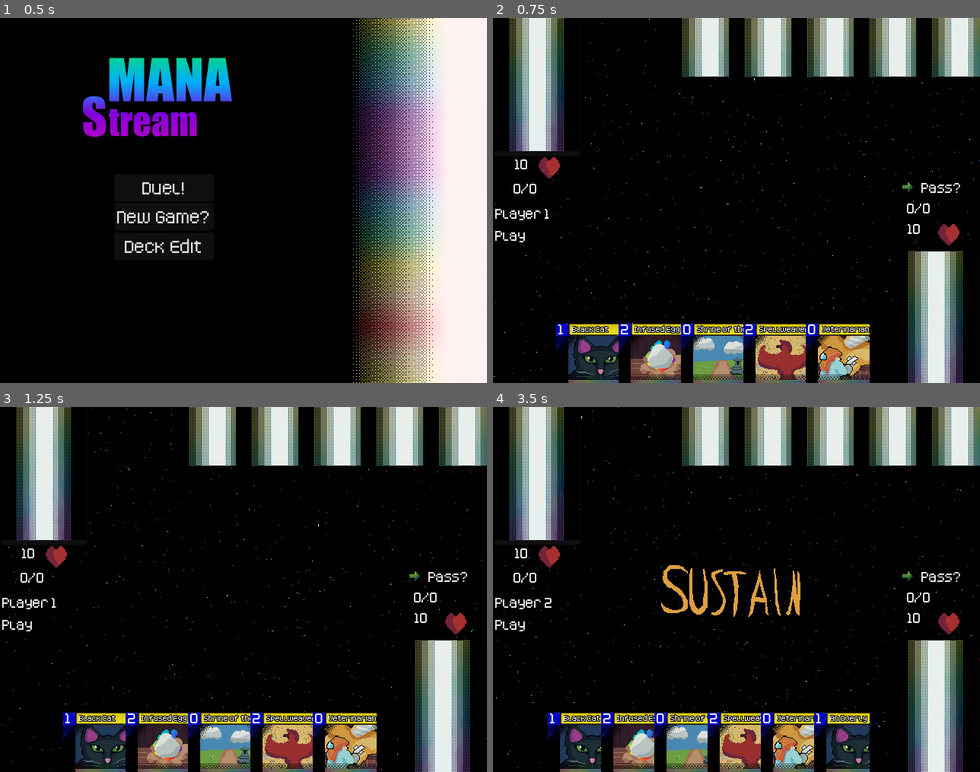
Above: before the commit, frames 1-4 (two rows, left to right).
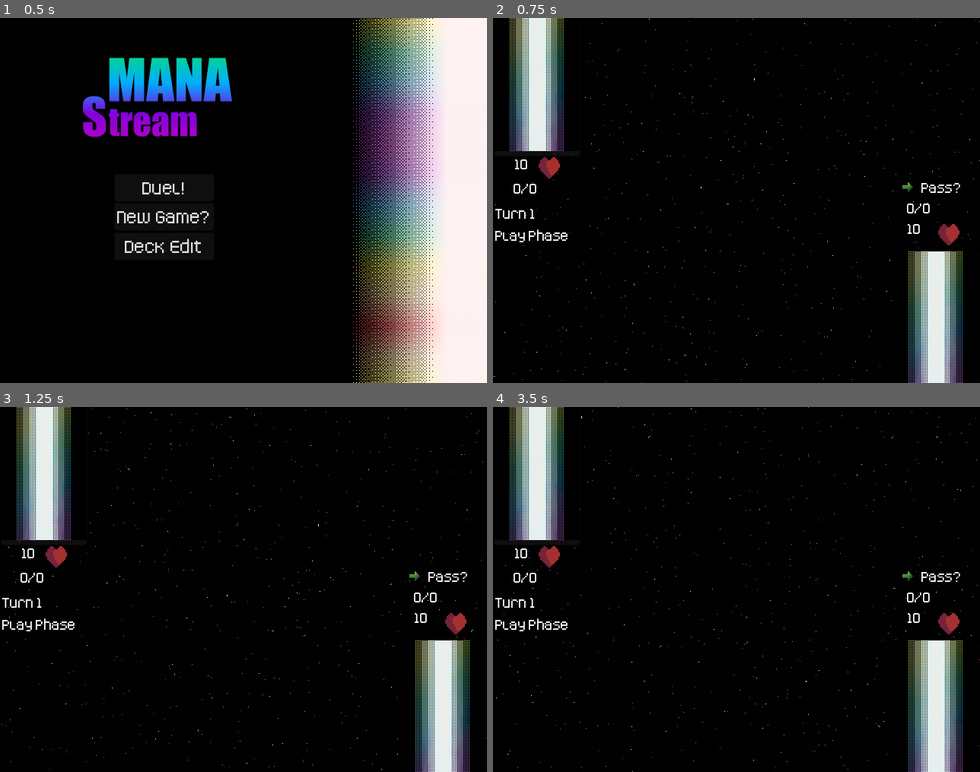
Above: after the commit, the same moments.

Repository: ColbySchexnayder/mana-stream
Game: Godot game, scene res://Scenes/titleScreen.tscn
Same seed, same stepped clock (60 frames per second), same inputs: the game is played once before the commit and once after it.
Inputs (mouse positions are in pixels of both pictures, inside the frame that each line leads up to):
- Up to frame 1 (0.5 s): no input
- Up to frame 2 (0.75 s): click "New Game?" at 0.5 s
- Up to frame 3 (1.25 s): no input
- Up to frame 4 (3.5 s): click (936, 706) at 1.25 s; click (536, 476) at 2 s; click "Pass?" at 2.75 s

Frame 1 is identical in both runs. In frame 2, 13% of the frame differs, in the area x 0-100%, y 0-100%; in frame 3, 13%; in frame 4, 14%.
Error after the commit: Parse Error: Could not parse global class "AI_Manager" from "res://AI/ai_manager.gd". (res://Scenes/duel.gd:79)

Commit message:
refresh others boolean + ai fix attempts

Diff:
--- a/AI/ai_manager.gd
+++ b/AI/ai_manager.gd
@@ -116,32 +116,6 @@
 	sustain_actions[best_action].call()
 
 
-#TODO: This all needs to be changed!
-#TODO: Seriously don't ignore this
-#DEPRECATED
-func ai_sustain():
-	#if !ai_summon_zone.is_empty():
-		#ai_hand[0].mana()
-		#ai_mana_zone[0].mana()
-		#GmManager.emit_signal("_card_keep", ai_summon_zone[0])
-		#
-	#GmManager.emit_signal("_change_phase")
-	#sustain_decider()
-	pass
-
-#DEPRECATED
-func ai_play():
-	#if !ai_summon_zone.is_empty():
-		#ai_summon_zone[0].attacking()
-		#while !interruptStack.is_empty():
-			#await GmManager._interrupt_resolved
-		#
-		#await GmManager._block_resolved
-		#
-	#GmManager.emit_signal("_change_turn")
-	#decider()
-	pass
-
 func choose_card(list: Array[Card]) -> Card:
 	return list[0]
 
@@ -163,10 +137,10 @@
 					return block_card.attack > card.health)
 
 			if defense.is_empty():
-				ai_summon_zone[randi() % len(ai_summon_zone)].block()
+				ai_summon_zone[randi_range(0, len(ai_summon_zone)-1)].block()
 				return
 
-			defense[randi() % len(defense)].block()
+			defense[randi_range(0, len(defense)-1)].block()
 		else:
 			GmManager.emit_signal("_pass")
 
@@ -180,19 +154,44 @@
 	var cards = ai_hand.filter(func(fcard:Card):
 		return fcard.onlyWorksInMana)
 
+	var cards = ai_hand.filter(func(card:Card):
+		return card.onlyWorksInMana)
+
 	if !cards.is_empty():
-		cards[randi()%len(cards)].mana()
+		cards[randi_range(0, len(cards)-1)].mana()
 		return
 
 	var card = ai_hand.reduce(func(fmax:Card, fcard:Card):
 		return fcard if fcard.cost > fmax.cost else fmax)
 	card.mana()
 
+# Find an appropriate card to tap for mana
+# The card cannot be exhausted
+# Cards that refresh others should be a lower priority
 func tap_for_mana():
-	pass
-
+	var untapped_cards = ai_mana_zone.filter(func(card:Card):
+		return !card.exhausted)
+
+	var best_cards = ai_mana_zone.filter(func(card:Card):
+		return !card.refreshOthers)
+
+	if best_cards.is_empty():
+		untapped_cards[randi_range(0, len(untapped_cards)-1)].mana()
+	else:
+		best_cards[randi_range(0, len(best_cards)-1)].mana()
+
+# Find the best card to play to the field
+# The card cost cannot exceed available mana
 func to_field():
-	pass
+	var available_cards = ai_hand.filter(func(card:Card):
+		return card.cost <= p2AvailableMana && !card.onlyWorksInMana)
+
+	available_cards.sort_custom(func(a:Card, b:Card):
+		var a_value = a.attack+a.resourceGatheringVal-a.cost
+		var b_value = b.attack+b.resourceGatheringVal-a.cost
+		return a_value > b_value)
+
+	available_cards[0].summon()
 
 func activate():
 	pass
@@ -228,8 +227,8 @@
 	avg_card_cost = avg_card_cost/total_playable_cards
 
 
-	var score = (avg_card_cost - p2TotalMana * .2 + p2AvailableMana * .1 + .01) / (avg_card_cost + .01)
-
+	#var score = 1 - (avg_card_cost - p2TotalMana * .2 + p2AvailableMana * .2 + .01) / (avg_card_cost + .01)
+	var score = (avg_card_cost * .2 -  p2AvailableMana * .2 + p2TotalMana * .1 )/(avg_card_cost + .001)
 	return score
 
 #evaluate the value of using a card in mana zone
--- a/Cards/Card.gd
+++ b/Cards/Card.gd
@@ -36,6 +36,7 @@
 var resolving := false
 
 var onlyWorksInMana := false
+var refreshOthers := false
 
 var boardBreakingVal := 0
 var boardBuildingVal := 0
--- a/Cards/CardScripts/shrine_of_the_forge.gd
+++ b/Cards/CardScripts/shrine_of_the_forge.gd
@@ -21,6 +21,7 @@
 	cost = int(tr("SHRINE_OF_THE_FORGE_COST"))#0
 
 	onlyWorksInMana = true
+	refreshOthers = true
 
 func _process(_delta: float) -> void:
 	summon_button.hide()
--- a/Cards/CardScripts/shrine_of_the_traveler.gd
+++ b/Cards/CardScripts/shrine_of_the_traveler.gd
@@ -23,6 +23,7 @@
 	resourceGatheringVal = 1
 	actionBenefit = 1
 	onlyWorksInMana = true
+	refreshOthers = true
 
 func _process(_delta: float) -> void:
 	summon_button.hide()
--- a/Scenes/duel.gd
+++ b/Scenes/duel.gd
@@ -248,24 +248,6 @@
 	else:
 		player2deck.shuffle()
 
-#Move given card from HAND to MANA
-func card_to_mana(card):
-	card.currentPosition = Card.position.IN_MANA
-	remove_from_x(card)
-	if card.cardOwner == 1:
-		player1mana.push_front(card)
-		card.reparent(p_1_mana_zone)
-		card.inspect_view.visible = false
-		card.summon_button.visible = false
-		card.revealed = false
-
-		totalMana += 1
-	else:
-		player2mana.push_front(card)
-		card.reparent(p_2_mana_zone)
-		card.inspect_view.visible = false
-		card.revealed = false
-		p2TotalMana += 1
 
 
 #Draw card from @player deck. Place it in hand
@@ -414,14 +396,38 @@
 				card.reparent(p_2_summon_zone)
 				p_2_summon_zone.move_child(card, cardIndex)
 
+#Move given card from HAND to MANA
+func card_to_mana(card):
+	card.currentPosition = Card.position.IN_MANA
+	remove_from_x(card)
+	if card.cardOwner == 1:
+		player1mana.push_front(card)
+		card.reparent(p_1_mana_zone)
+		card.inspect_view.visible = false
+		card.summon_button.visible = false
+		card.revealed = false
+
+		totalMana += 1
+	else:
+		player2mana.push_front(card)
+		card.reparent(p_2_mana_zone)
+		card.inspect_view.visible = false
+		card.revealed = false
+		p2TotalMana += 1
+
 #Move card from HAND to SUMMON
 #TODO: Allow AI to use this method
 func card_summon(card: Card) -> void:
-	if card.currentPosition != card.position.IN_HAND:
-		return
-	if card.cost <= availableMana:
-		availableMana -= card.cost
-		move_to_summon(card)
+	if card.cardOwner == 1:
+		#if card.currentPosition != card.position.IN_HAND:
+			#return
+		if card.cost <= availableMana:
+			availableMana -= card.cost
+			move_to_summon(card)
+	else:
+		if card.cost <= p2AvailableMana:
+			p2AvailableMana -= card.cost
+			move_to_summon(card)
 
 #Move card to summon zone regardless of previous position or mana
 func move_to_summon(card: Card):
@@ -444,8 +450,14 @@
 		card.position.IN_SUMMON:
 			return
 	card.reveal()
-	player1summon.push_front(card)
-	card.reparent(p_1_summon_zone)
+
+	if card.cardOwner == 1:
+		player1summon.push_front(card)
+		card.reparent(p_1_summon_zone)
+	else:
+		player2summon.push_front(card)
+		card.reparent(p_2_summon_zone)
+
 	card.currentPosition  = card.position.IN_SUMMON
 	card.summon_button.visible = false
 	card.mana_button.visible = false
